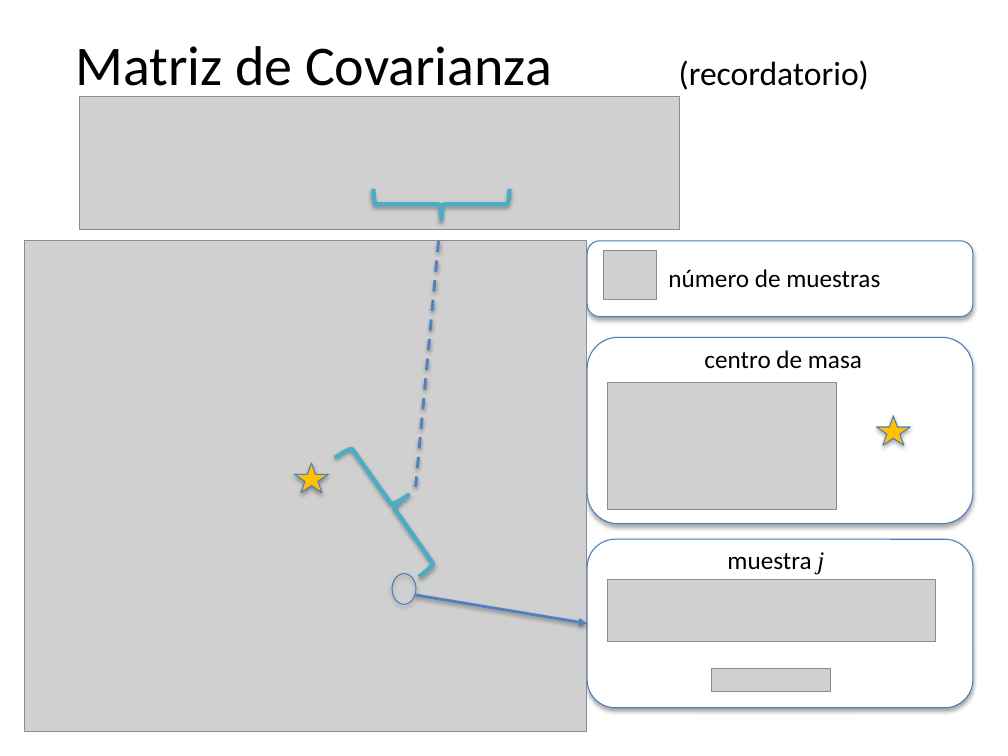
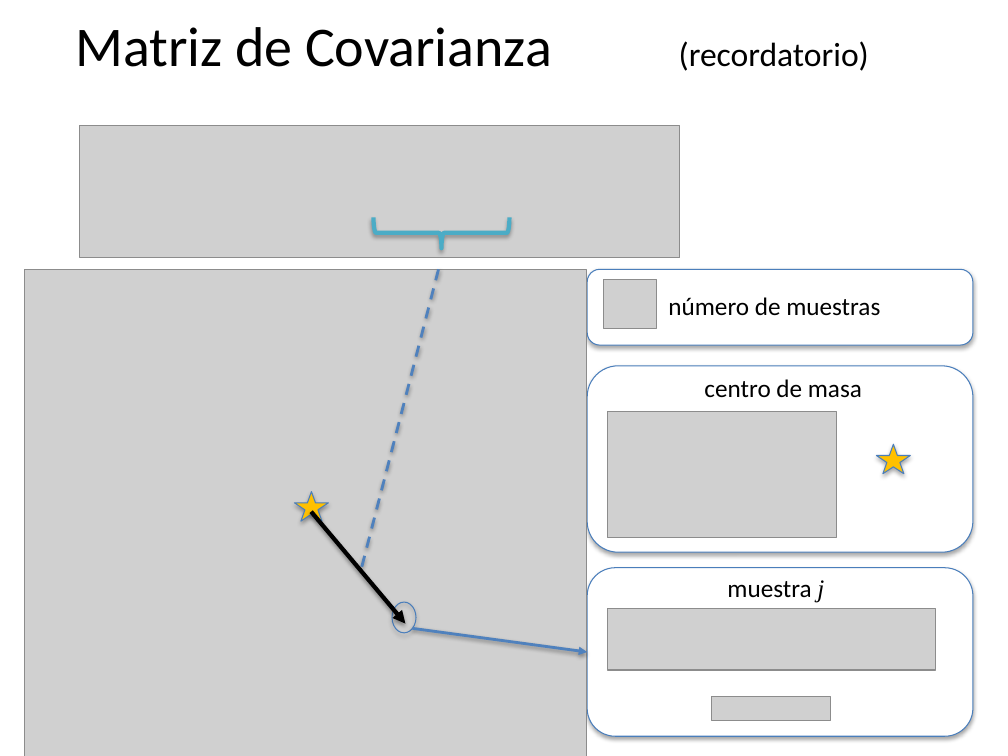
Before and after one commit to domingomery/patrones, a slide deck: slide 7 of clases/Cap03_Seleccion_de_Caracteristicas/presentations/PAT03_Fisher_Covarianzas.pptx. Drawn at 1008x756 pixels with LibreOffice and Linux fonts; fonts in the diff are those of the drawing; grey boxes stand for pictures. Boxes give left, top, right and bottom in pixels: in the first picture for what was removed or moved away, otherwise in the second. Text is boxed around its words. In the diff, an @@ line names an element or a change of style, - is before the commit and + after.

```diff
--- a/clases/Cap03_Seleccion_de_Caracteristicas/presentations/PAT03_Fisher_Covarianzas.pptx
+++ b/clases/Cap03_Seleccion_de_Caracteristicas/presentations/PAT03_Fisher_Covarianzas.pptx
@@ text "Matriz de Covarianza (recordatorio)" rewrapped from [75, 46, 869, 98] to [75, 27, 869, 71] @@
@@ line moved from (438, 241) - (415, 487) to (438, 269) - (362, 568) @@
@@ left brace removed at [335, 436, 450, 576] @@
@@ 6 pictures, 3 texts, 3 rounded rectangles, 2 stars, 1 ellipse, 1 left brace: place and size @@
-6 pictures, 3 texts, 3 rounded rectangles, 2 stars, 1 ellipse, 1 left brace at [24, 97, 974, 732]
+6 pictures, 3 texts, 3 rounded rectangles, 2 stars, 1 ellipse, 1 left brace at [24, 125, 974, 756]
@@ arrow added from (311, 512) to (405, 624), #000000 3 pt @@
@@ arrow moved from (415, 595) - (588, 624) to (412, 628) - (588, 652) @@
```
Also in this commit, not shown: 1 slide added, 6 other files.
